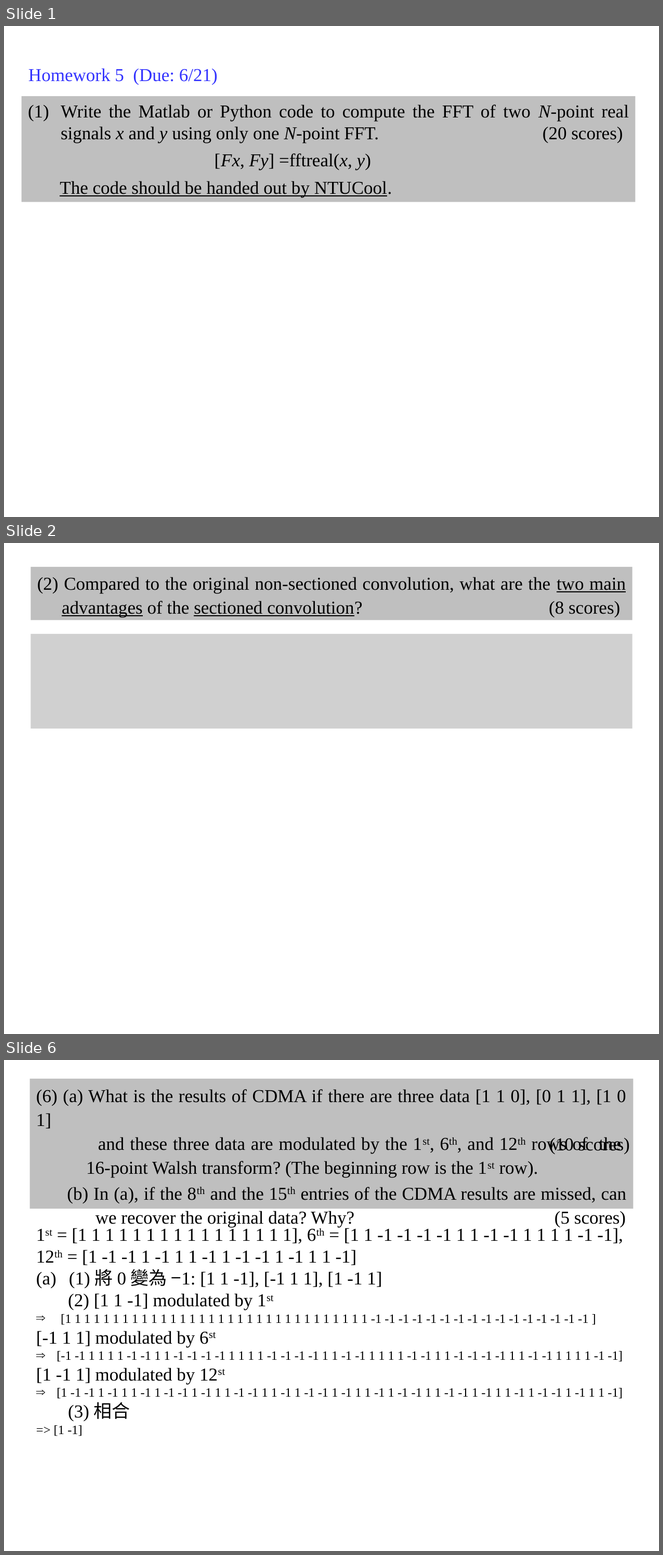
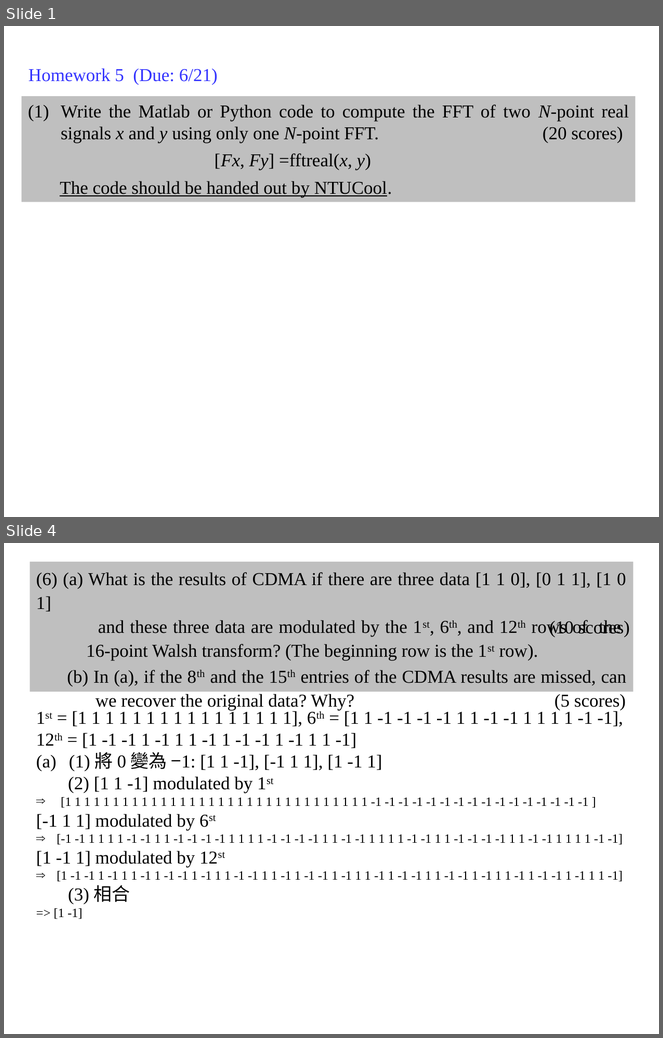
Before and after one commit to shihyuhuang/NTU-ADSP, a slide deck: HW5/r10943181_HW5.pptx. Shown one above the other, each under a label of ours: slides 1, 2 and 6 before the commit, slides 1 and 4 after it; the slides between them are not shown. The pictures are 663x1555 and 663x1038 pixels, drawn with LibreOffice and Linux fonts; fonts in the diff are those of the drawing; grey boxes stand for pictures. Boxes give left, top, right and bottom in pixels: in the first picture for what was removed or moved away, otherwise in the second. Text is boxed around its words. In the diff, an @@ line names an element or a change of style, - is before the commit and + after.

```diff
--- a/HW5/r10943181_HW5.pptx
+++ b/HW5/r10943181_HW5.pptx
@@ slide 2 removed at (4,543,659,1034), background #FFFFFF @@
@@ rectangle removed at (31,566,632,619) @@
-(2) Compared to the original non-sectioned convolution, what are the two main advantages of the sectioned convolution? (8 scores)
@@ picture removed at (31,634,632,729) @@
@@ what was slide 6 is now slide 4 @@
```
Also in this commit, not shown: 6 slides changed, 1 other slide removed.
